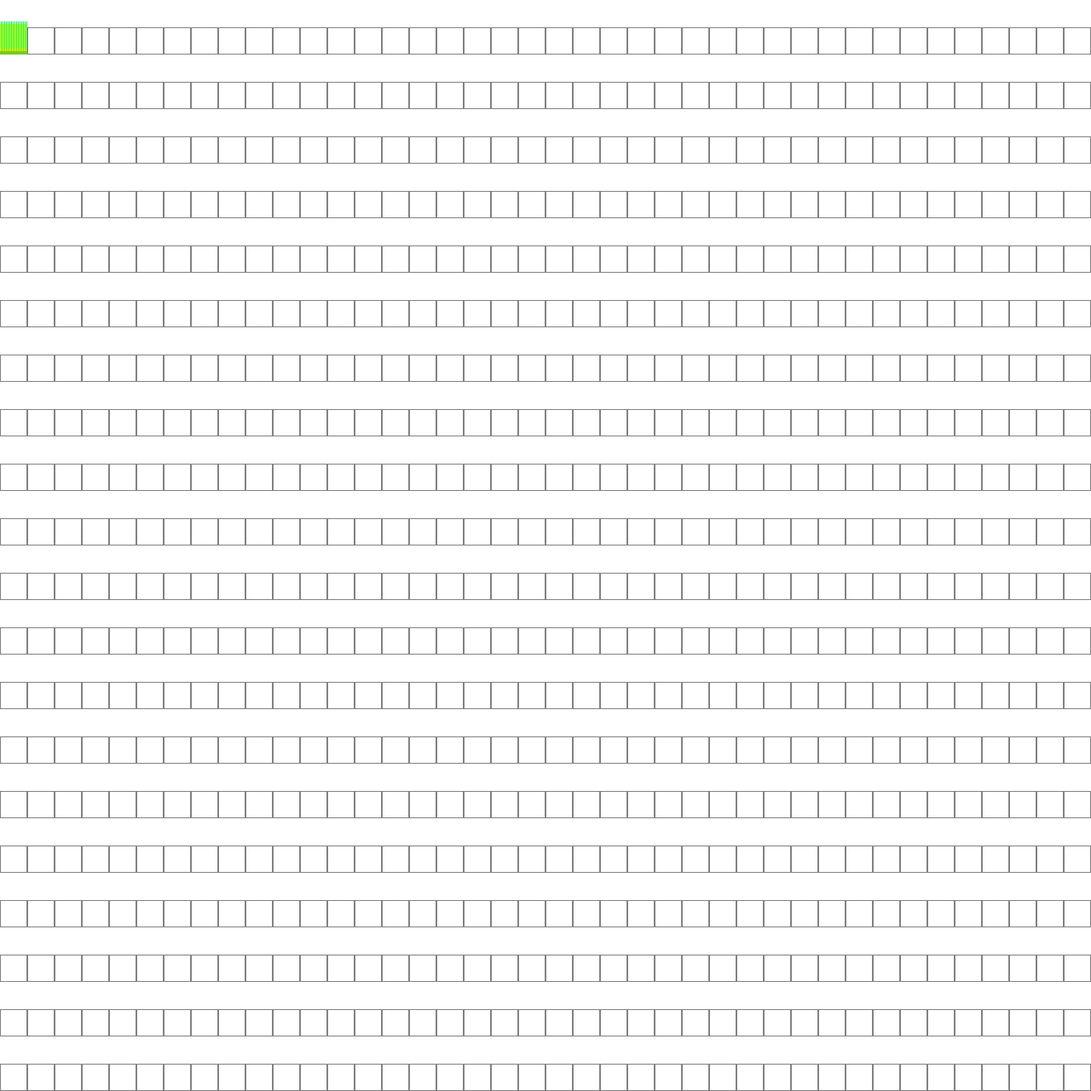
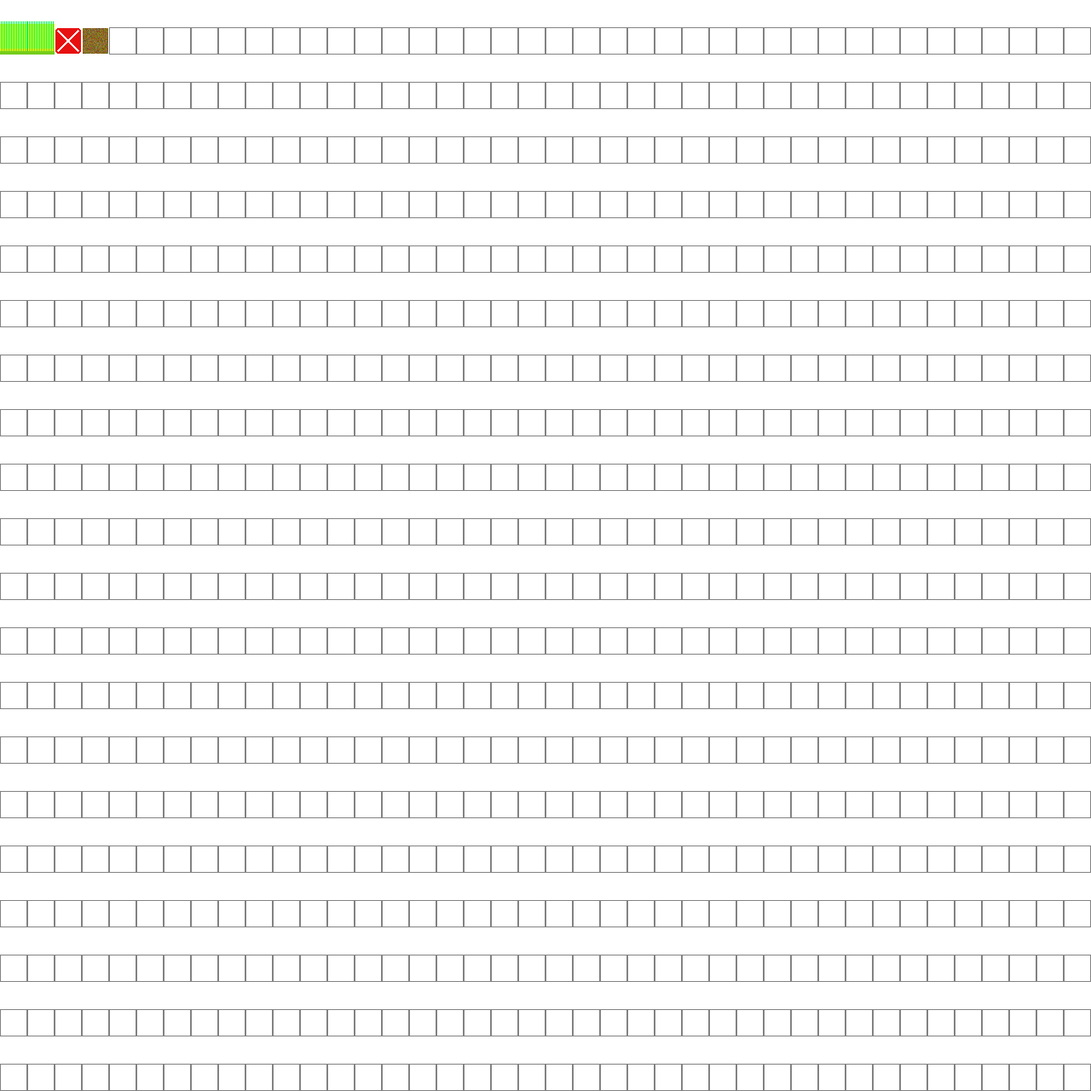
The second 1091×1091 image is a revision of the first. Changes to its layers:
added layer "레이어 2" above "레이어 1" over [27, 27, 110, 55]
painted on "레이어 1" over [27, 21, 55, 55]
